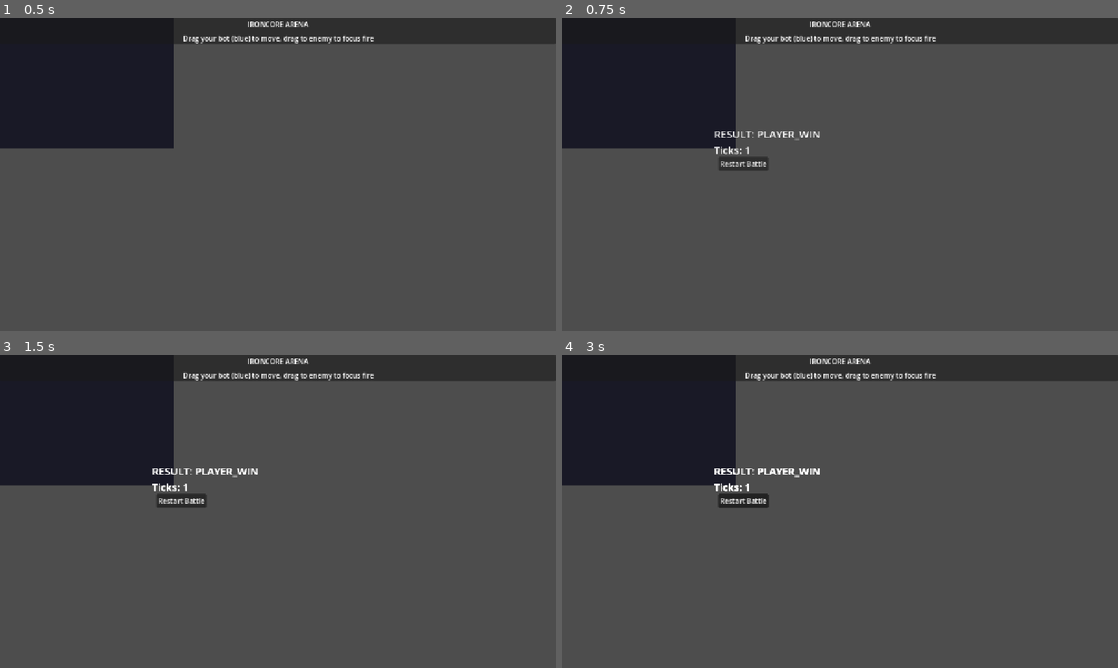
Above: before the commit, frames 1-4 (two rows, left to right).
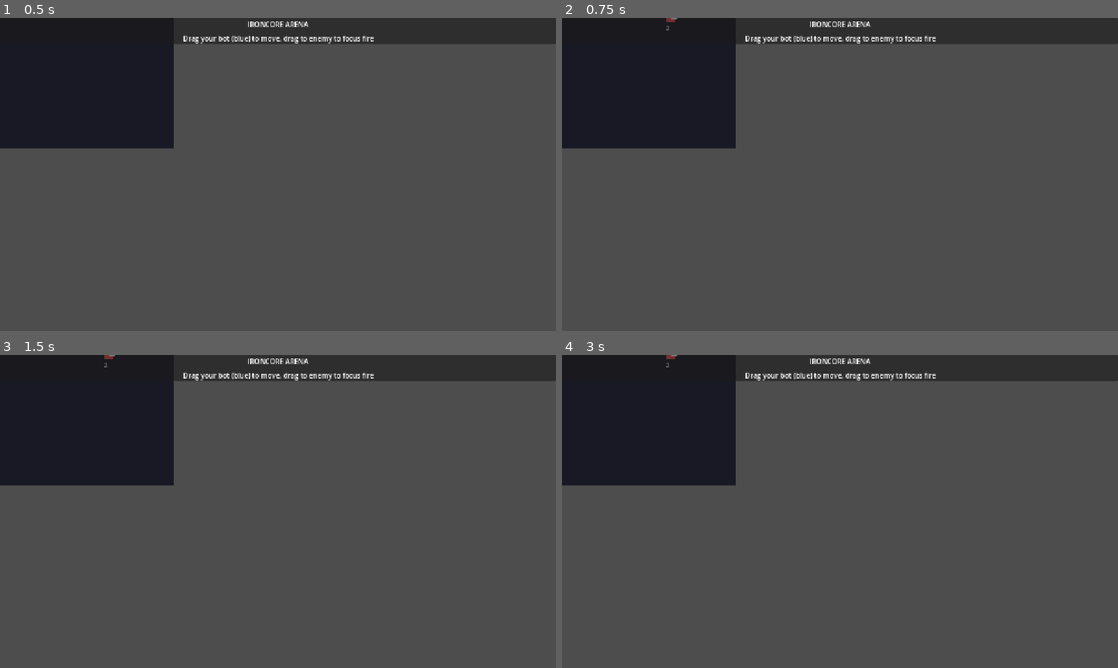
Above: after the commit, the same moments.

Repository: Ostn-DX/ironcore-arena
Game: Godot game, scene res://scenes/main.tscn
Two runs of this game, one before a commit and one after it. Both use one fixed random seed, a clock stepped at 60 frames per second and the inputs below.
Inputs (mouse positions are in pixels of both pictures, inside the frame that each line leads up to):
- Up to frame 1 (0.5 s): no input
- Up to frame 2 (0.75 s): tap Enter at 0.5 s; drag from (840, 174) to (895, 105) at 0.52 s
- Up to frame 3 (1.5 s): click (183, 502) at 1.25 s, where only the run before the commit has a clickable "Restart Battle"
- Up to frame 4 (3 s): click (745, 502) at 2 s, where only the run before the commit has a clickable "Restart Battle"; click (745, 502) at 2.75 s, where only the run before the commit has a clickable "Restart Battle"

Frame 1 is identical in both runs. In frame 2, 0.6% of the frame differs, in the area x 18-47%, y 0-49%; in frame 3, 0.7%; in frame 4, 0.8%.
Error before the commit: Trying to assign an array of type "Array" to a variable of type "Array[Dictionary]". (res://autoload/SimulationManager.gd:693)

Commit message:
Fix typed array for obstacles in SimulationManager

Diff:
--- a/project/autoload/SimulationManager.gd
+++ b/project/autoload/SimulationManager.gd
@@ -690,7 +690,11 @@
 	var size: Dictionary = arena_data.get("size", {"width": 800, "height": 600})
 	arena_size = Vector2(size.get("width", 800), size.get("height", 600))
 
-	obstacles = arena_data.get("obstacles", [])
+	obstacles.clear()
+	var loaded_obstacles: Array = arena_data.get("obstacles", [])
+	for obs in loaded_obstacles:
+		if obs is Dictionary:
+			obstacles.append(obs)
 
 	player_spawn_points.clear()
 	for sp in arena_data.get("spawn_points_player", []):
